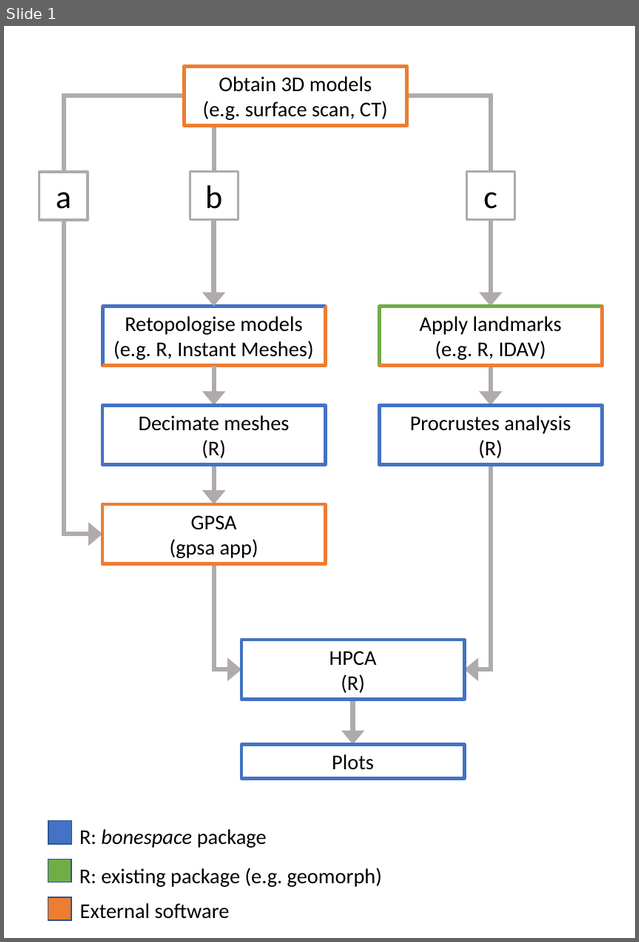
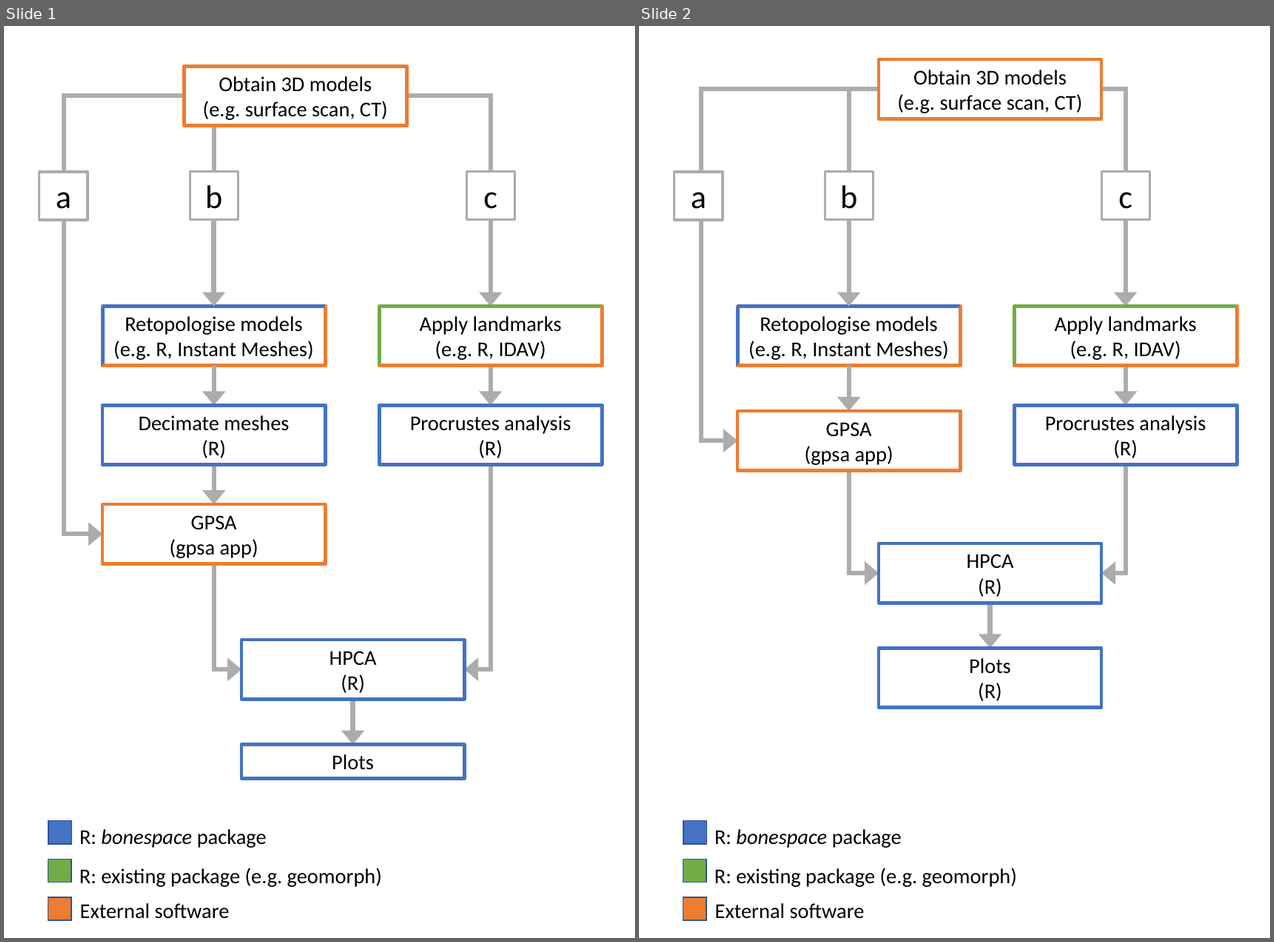
Before and after one commit to aharmer/bonespace, a slide deck: images/workflow.pptx. Shown side by side, each under a label of ours: slide 1 before the commit, slides 1 and 2 after it. The pictures are 639x942 and 1274x942 pixels, drawn with LibreOffice and Linux fonts; fonts in the diff are those of the drawing. Boxes give left, top, right and bottom in pixels: in the first picture for what was removed or moved away, otherwise in the second. Text is boxed around its words. In the diff, an @@ line names an element or a change of style, - is before the commit and + after.

```diff
--- a/images/workflow.pptx
+++ b/images/workflow.pptx
@@ slide 2 added at [639,26,1270,938], background #FFFFFF @@
@@ rectangle added at [879,59,1102,119], outline #ED7D31 3 pt, 18 pt, text #000000 @@
+Obtain 3D models
+(e.g. surface scan, CT)
@@ elbow arrow added from (879, 89) to (737, 441), #AFABAB 4 pt @@
@@ elbow arrow added from (879, 89) to (848, 306), #AFABAB 4 pt @@
@@ elbow arrow added from (1102, 89) to (1125, 306), #AFABAB 4 pt @@
@@ rectangle added at [675,172,723,220], fill #FFFFFF, outline #AFABAB 2 pt, 28 pt, text #000000 @@
+a
@@ rectangle added at [825,172,873,220], fill #FFFFFF, outline #AFABAB 2 pt, 28 pt, text #000000 @@
+b
@@ rectangle added at [1102,172,1150,220], fill #FFFFFF, outline #AFABAB 2 pt, 28 pt, text #000000 @@
+c
@@ rectangle added at [737,306,960,366], outline #ED7D31 3 pt, 18 pt, text #000000 @@
+Retopologise models
+(e.g. R, Instant Meshes)
@@ group added at [737,306,960,366]: 4 lines @@
@@ rectangle added at [1014,306,1238,366], outline #DF7C3D 3 pt, 18 pt, text #000000 @@
+Apply landmarks
+(e.g. R, IDAV)
@@ group added at [1014,306,1238,365]: 4 lines @@
@@ arrow added from (848, 366) to (848, 411), #AFABAB 4 pt @@
@@ arrow added from (1125, 366) to (1125, 405), #AFABAB 4 pt @@
@@ rectangle added at [737,411,960,471], outline #ED7D31 3 pt, 18 pt, text #000000 @@
+GPSA
+(gpsa app)
@@ rectangle added at [1014,405,1238,465], outline #4472C4 3 pt, 18 pt, text #000000 @@
+Procrustes analysis
+(R)
@@ elbow arrow added from (1125, 465) to (1102, 573), #AFABAB 4 pt @@
@@ elbow arrow added from (848, 471) to (879, 573), #AFABAB 4 pt @@
@@ rectangle added at [879,543,1102,603], outline #4472C4 3 pt, 18 pt, text #000000 @@
+HPCA
+(R)
@@ arrow added from (990, 602) to (990, 648), #AFABAB 4 pt @@
@@ rectangle added at [879,648,1102,708], outline #4472C4 3 pt, 18 pt, text #000000 @@
+Plots
+(R)
@@ rectangle added at [683,821,707,844], fill #4472C4, outline #325491 1 pt @@
@@ text added at [714,829,902,847], 18 pt, text #000000 @@
+R: bonespace package
@@ rectangle added at [683,859,706,883], fill #70AD47, outline #325491 1 pt @@
@@ text added at [714,867,1017,887], 18 pt, text #000000 @@
+R: existing package (e.g. geomorph)
@@ rectangle added at [683,897,706,921], fill #ED7D31, outline #325491 1 pt @@
@@ text added at [715,903,865,918], 18 pt, text #000000 @@
+External software
```
Also in this commit, not shown: 1 other file.
